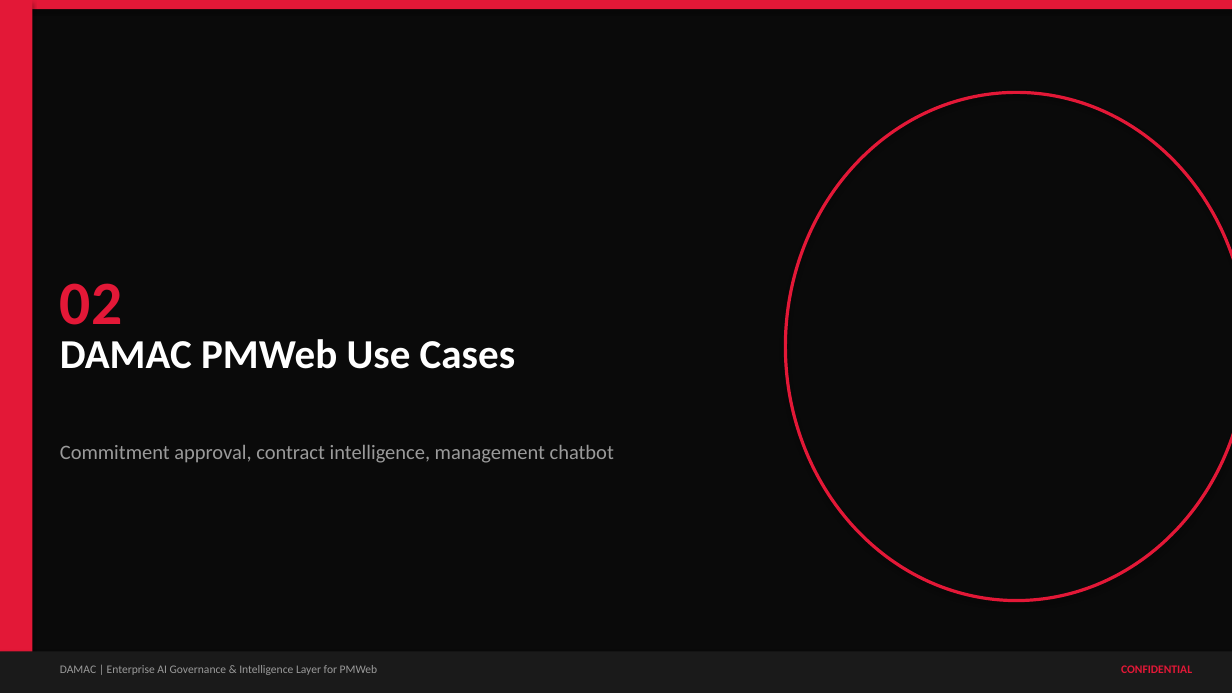
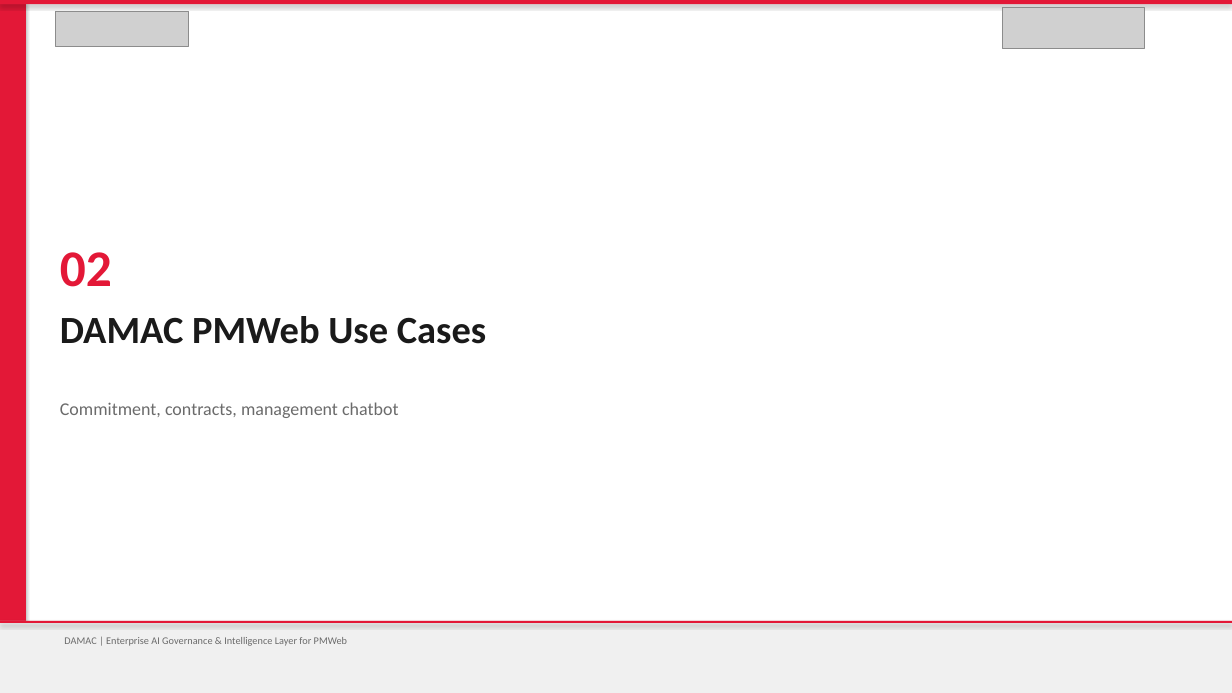
Before and after one commit to vishnushankar9024/procurehubibi, a slide deck: slide 7 of output/DAMAC_PMWeb_AI_Governance_Intelligence_Layer.pptx. Drawn at 1232x693 pixels with LibreOffice and Linux fonts; fonts in the diff are those of the drawing; grey boxes stand for pictures. Boxes give left, top, right and bottom in pixels: in the first picture for what was removed or moved away, otherwise in the second. Text is boxed around its words. In the diff, an @@ line names an element or a change of style, - is before the commit and + after.

```diff
--- a/output/DAMAC_PMWeb_AI_Governance_Intelligence_Layer.pptx
+++ b/output/DAMAC_PMWeb_AI_Governance_Intelligence_Layer.pptx
@@ background #0A0A0A to #FFFFFF @@
@@ rectangle: place and size @@
-rectangle at bbox=[0, 0, 32, 693]
+rectangle at bbox=[0, 0, 26, 693]
@@ rectangle: place and size @@
-rectangle at bbox=[0, 0, 1232, 9]
+rectangle at bbox=[0, 0, 1232, 4]
@@ picture added at bbox=[55, 11, 189, 46] @@
@@ picture added at bbox=[1003, 7, 1145, 48] @@
@@ ellipse removed at bbox=[786, 92, 1232, 601] @@
@@ text "02": place and size @@
-text "02" at bbox=[60, 283, 122, 325]
+text "02" at bbox=[60, 252, 112, 287]
@@ text "02" at bbox=[60, 252, 112, 287]: size 48 to 40 pt @@
@@ text "DAMAC PMWeb Use Cases": place and size @@
-text "DAMAC PMWeb Use Cases" at bbox=[60, 339, 515, 369]
+text "DAMAC PMWeb Use Cases" at bbox=[60, 316, 486, 344]
@@ text "DAMAC PMWeb Use Cases" at bbox=[60, 316, 486, 344]: size 32 to 30 pt, text colour #FFFFFF to #1A1A1A @@
@@ text at bbox=[60, 402, 398, 418]: text changed; size 16 to 14 pt; text colour #9A9A9A to #6B6B6B @@
-Commitment approval, contract intelligence, management chatbot
+Commitment, contracts, management chatbot
@@ rectangle: place and size @@
-rectangle at bbox=[0, 652, 1232, 693]
+rectangle at bbox=[0, 621, 1232, 693]
@@ rectangle at bbox=[0, 621, 1232, 693]: fill #1A1A1A to #F0F0F0 @@
@@ rectangle added at bbox=[0, 621, 1232, 623], fill #E31837 @@
@@ text "DAMAC | Enterprise AI Governance ...": place and size @@
-text "DAMAC | Enterprise AI Governance ..." at bbox=[60, 665, 378, 675]
+text "DAMAC | Enterprise AI Governance ..." at bbox=[64, 637, 347, 646]
@@ text "DAMAC | Enterprise AI Governance ..." at bbox=[64, 637, 347, 646]: size 9 to 8 pt, text colour #9A9A9A to #6B6B6B @@
@@ text removed at bbox=[1121, 665, 1192, 673] @@
-CONFIDENTIAL
```
Also in this commit, not shown: 33 other slides changed, 1 slide added, 1 slide removed, 5 other files.
